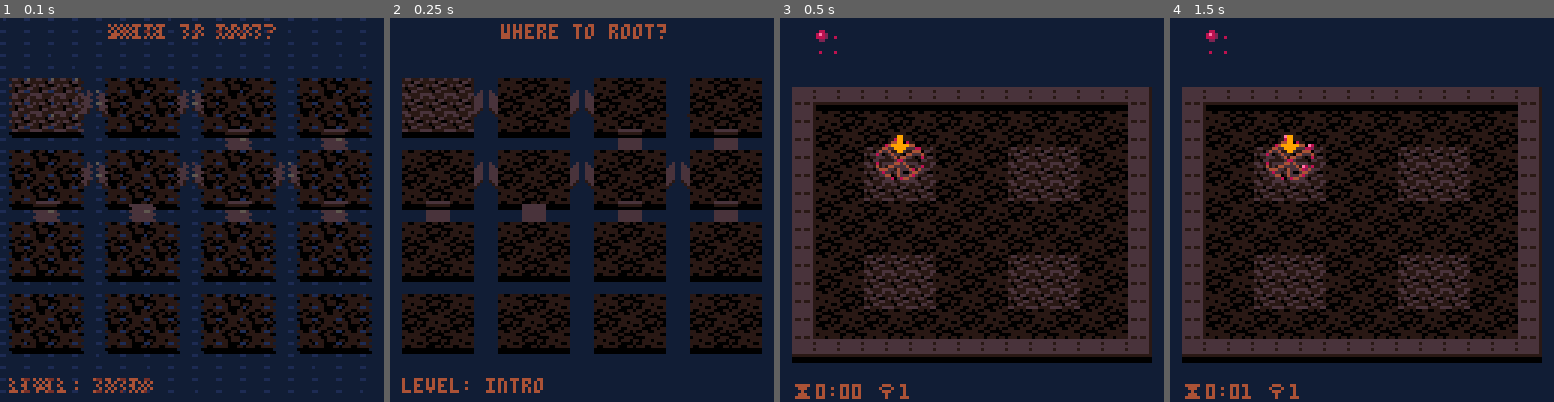
Above: before the commit, frames 1-4 (left to right).
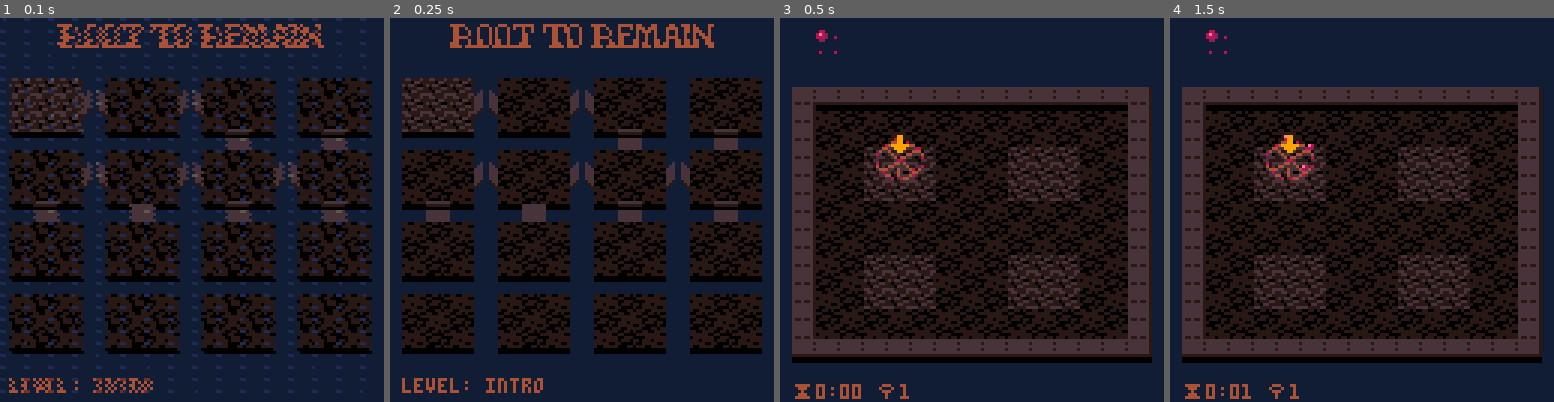
Above: after the commit, the same moments.

Repository: erwinbonsma/WhereToRootPico8
Game: PICO-8 cartridge wheretoroot.p8
The game is run twice, just before and just after one commit, with the same random seed, the same clock (stepped at 60 frames per second) and the same inputs.
Inputs:
- Up to frame 1 (0.1 s): no input
- Up to frame 2 (0.25 s): no input
- Up to frame 3 (0.5 s): tap X (X key) at 0.33 s
- Up to frame 4 (1.5 s): tap X (X key) at 1.07 s

The runs differ from the first frame. In frame 1, 2.2% of the frame differs, in the area x 14-85%, y 1-8%; in frame 2, 2.2%; in frame 3, nothing differs; in frame 4, nothing differs.

Commit message:
Create basic logo

Diff:
--- a/wheretoroot.p8
+++ b/wheretoroot.p8
@@ -289,18 +289,19 @@
 end
 
 function stats:draw()
- cls(0)
+ cls(6)
+
+ spr(32,20,2,11,1)
 
  print(
   "level   time   trees",
-  24,10,9
+  24,14,9
  )
 
  color(4)
- print("where to root?",35,0)
 
  for n,ld in pairs(level_defs) do
-  local y=n*8+10
+  local y=n*7+14
   print(ld.name,24,y)
   if self:is_done(n) then
    print(
@@ -498,7 +499,7 @@
 
  camera()
 
- print("where to root?",37,2,4)
+ spr(32,20,2,11,1)
 
  if self.lvl==0 then
   print("stats",4,120,4)
@@ -2306,14 +2307,14 @@
 11101111011101101011155166666666666666666666666666666666011551101111111151151151111111115115115155555551555555555556655555555555
 11111001100001001105511166666666666666666666666666666666000000000000000000000000000000000000000055555555555555555516615555555555
 10011111000110115511115566666666666666666666666666666666100000010000000000000000000000000000000051515151555555555166661555555555
-00000000000000000000000000000000000000000000000000000000000000000000000000000000000000000000000000000000000000000000000000000000
-00000000000000000000000000000000000000000000000000000000000000000000000000000000000000000000000000000000000000000000000000000000
-00000000000000000000000000000000000000000000000000000000000000000000000000000000000000000000000000000000000000000000000000000000
-00000000000000000000000000000000000000000000000000000000000000000000000000000000000000000000000000000000000000000000000000000000
-00000000000000000000000000000000000000000000000000000000000000000000000000000000000000000000000000000000000000000000000000000000
-00000000000000000000000000000000000000000000000000000000000000000000000000000000000000000000000000000000000000000000000000000000
-00000000000000000000000000000000000000000000000000000000000000000000000000000000000000000000000000000000000000000000000000000000
-00000000000000000000000000000000000000000000000000000000000000000000000000000000000000000000000000000000000000000000000000000000
+44444000004440004440044444440004444444404440000444440000444440440004400004400444040000440000000000000000000000000000000000000000
+04400400040004040004040040040004004400440004000044004000400040444044400044440044044000400000000000000000000000000000000000000000
+04400040040004040004000040040004004400440004000044000400400000404440400040040044044400400000000000000000000000000000000000000000
+04400040040004040004000044000000004400040004000044000400444400400400400040040040040440400000000000000000000000000000000000000000
+04444400040004040004000044000000004400040004000044444000440000400400400044440040040044400000000000000000000000000000000000000000
+04400040044004044004000044000000004400044004000044000400440004400400440040044044044004400000000000000000000000000000000000000000
+44400040044004044004000444000000004440044004000044000440440004404400440440044044044004440000000000000000000000000000000000000000
+44440444444440444444444444400000044444044440000444404444444444404440444440044444444000440000000000000000000000000000000000000000
 00000000000000000000000000000000000000000000000000000000000000000000000000000000000000000000000000000000000000000000000000000000
 00000000000000000000000000000000000000000000000000000000000000000000000000000000000000000000000000000000000000000000000000000000
 00000000000000000000000000000000000000000000000000000000000000000000000000000000000000000000000000000000000000000000000000000000
